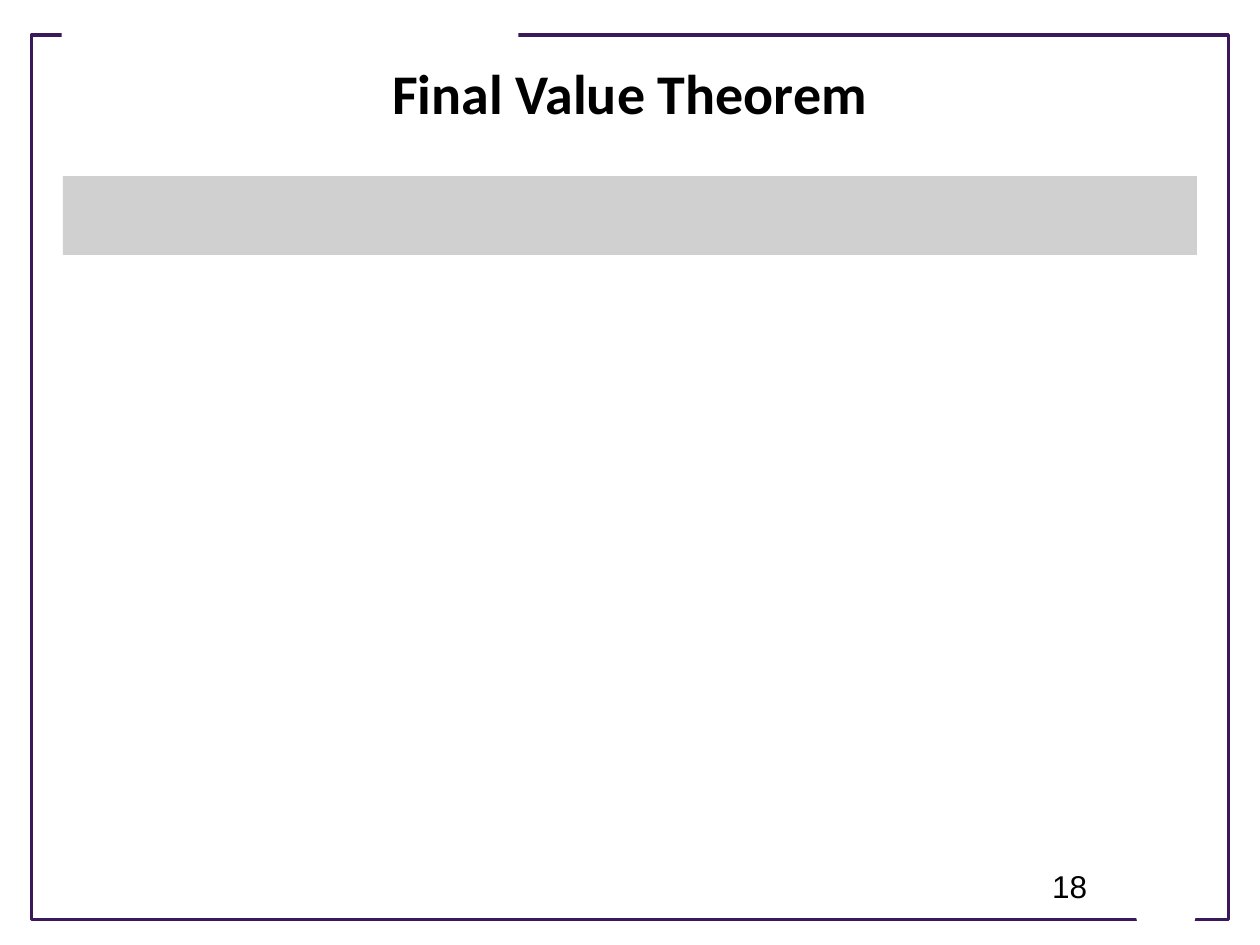
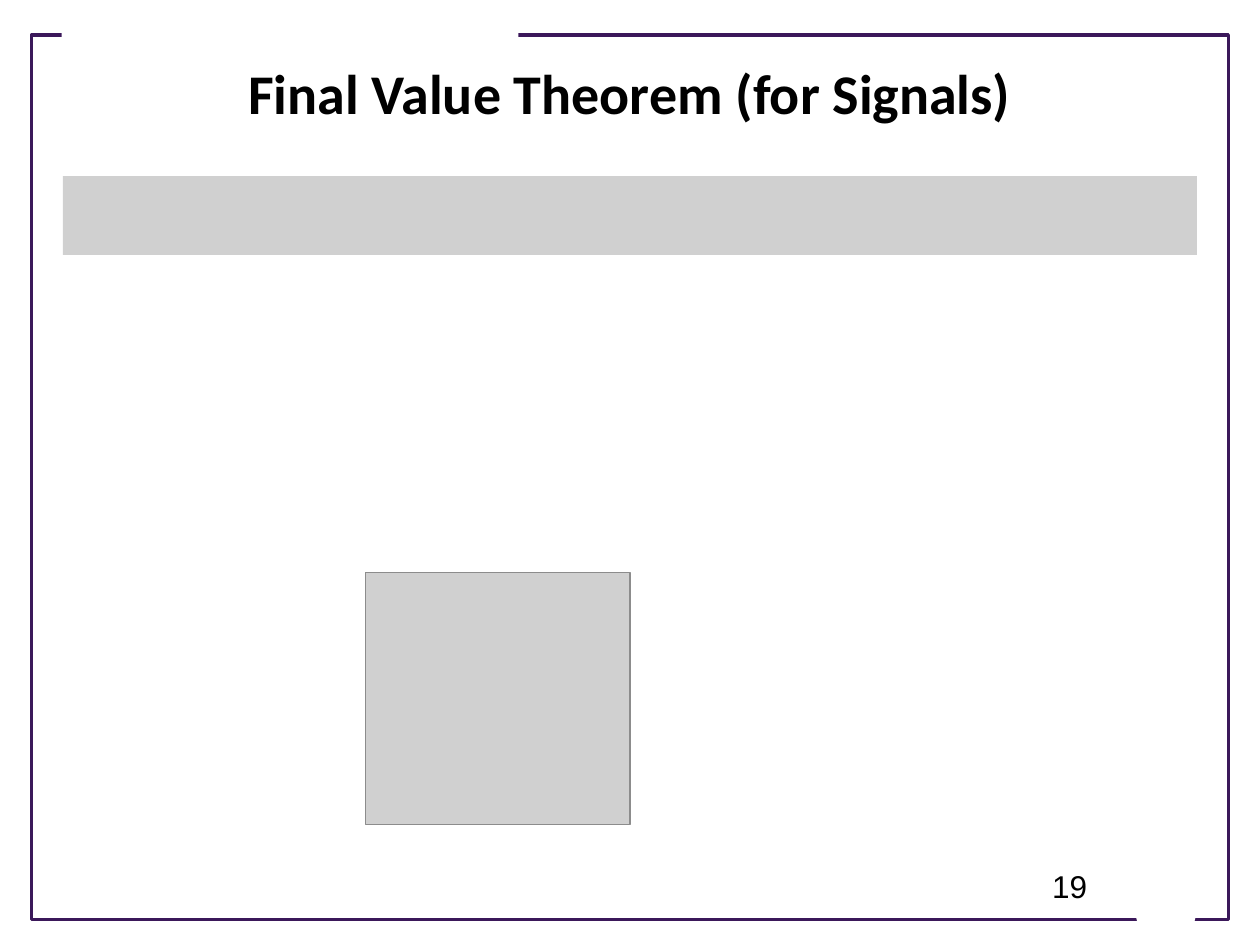
Before and after one commit to joseph-hellerstein/advanced-controls-lectures, a slide deck: slide 19 of classes/winter_2023/lectures/lecture_09-linear_time_invariant_systems/linear_time_invariant_systems.pptx (slide 18 before the commit). Drawn at 1260x945 pixels with LibreOffice and Linux fonts; fonts in the diff are those of the drawing; grey boxes stand for pictures; background and template pictures are left out. Boxes give left, top, right and bottom in pixels: in the first picture for what was removed or moved away, otherwise in the second. Text is boxed around its words. In the diff, an @@ line names an element or a change of style, - is before the commit and + after.

```diff
--- a/classes/winter_2023/lectures/lecture_09-linear_time_invariant_systems/linear_time_invariant_systems.pptx
+++ b/classes/winter_2023/lectures/lecture_09-linear_time_invariant_systems/linear_time_invariant_systems.pptx
@@ title at [248, 72, 1011, 124]: text changed @@
-Final Value Theorem
+Final Value Theorem (for Signals)
@@ picture added at [365, 572, 630, 824] @@
@@ page number at [1052, 876, 1087, 899]: text changed @@
-18
+19
```
Also in this commit, not shown: 4 other slides changed, 1 slide added, 4 other files.
